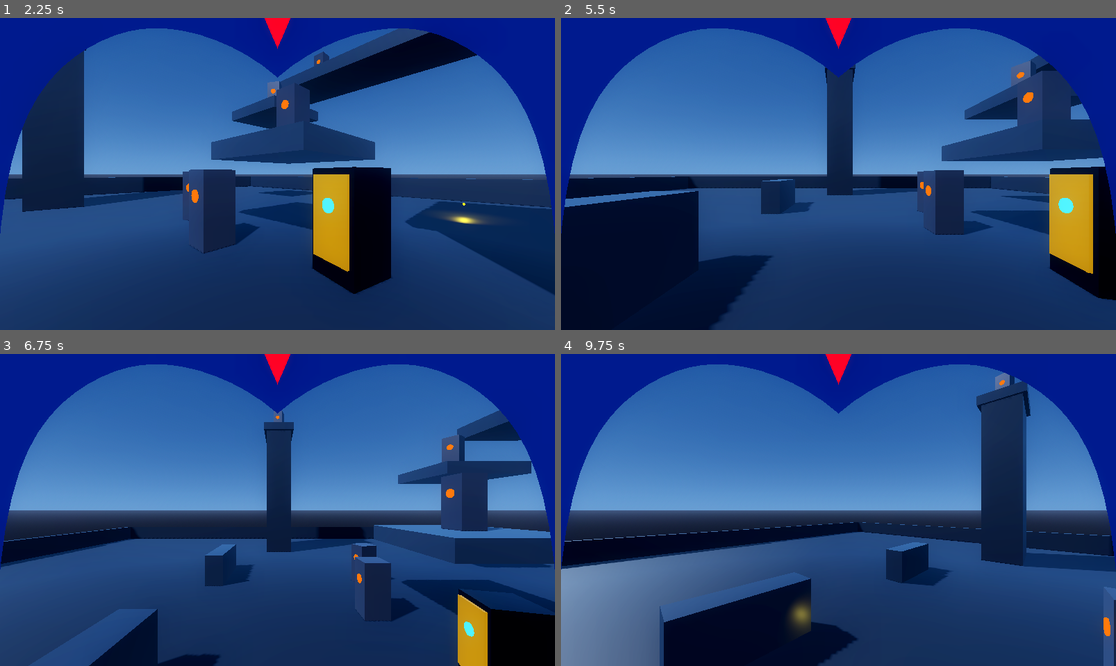
Above: before the commit, frames 1-4 (two rows, left to right).
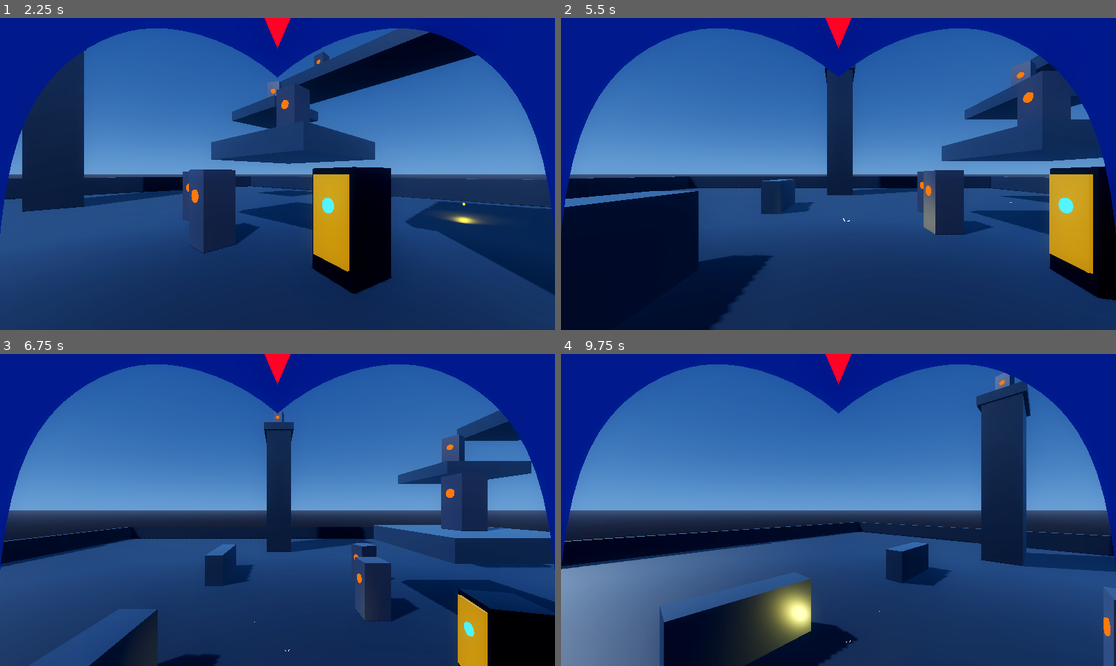
Above: after the commit, the same moments.

Repository: b6-stack/mega-man-x-remade
Game: Godot game, scene res://scenes/test_arena.tscn
The game is run twice, just before and just after one commit, with the same random seed, the same clock (stepped at 60 frames per second) and the same inputs.
Inputs (mouse positions are in pixels of both pictures, inside the frame that each line leads up to):
- Up to frame 1 (2.25 s): tap Enter (ui_accept) at 0.5, 0.77, 1.07 s; move the mouse to (399, 158) at 0.52 s; hold D 0.53-1.25 s; hold Space 0.53-1.25 s; click (399, 158) at 0.67 s; drag from (166, 189) to (249, 236) at 1.27 s; move the mouse to (333, 105) at 2.02 s; hold D from 2.03 s (still down); hold Q from 2.03 s (still down)
- Up to frame 2 (5.5 s): release D at 2.75 s; release Q at 2.75 s; drag from (810, 236) to (672, 127) at 2.77 s; tap Enter (ui_accept) at 3.5, 3.77, 4.07 s; move the mouse to (1005, 220) at 3.52 s; hold A 3.53-4.25 s; hold Space 3.53-4.25 s; drag from (672, 127) to (755, 96) at 4.27 s; move the mouse to (866, 174) at 5.02 s; hold S from 5.03 s (still down); hold Q from 5.03 s (still down); click (866, 174) at 5.17 s
- Up to frame 3 (6.75 s): release S at 5.75 s; release Q at 5.75 s; drag from (194, 432) to (166, 525) at 5.77 s; tap Enter (ui_accept) at 6.5 s; move the mouse to (399, 494) at 6.52 s; hold W from 6.53 s (still down); hold Space from 6.53 s (still down)
- Up to frame 4 (9.75 s): tap Enter (ui_accept) at 6.77, 7.07 s; release W at 7.25 s; release Space at 7.25 s; drag from (727, 525) to (810, 572) at 7.27 s; move the mouse to (894, 441) at 8.02 s; hold S 8.03-8.75 s; hold Q 8.03-8.75 s; drag from (810, 572) to (672, 463) at 8.77 s; move the mouse to (1005, 556) at 9.52 s; hold W from 9.53 s (still down); hold Space from 9.53 s (still down); click (1005, 556) at 9.67 s

Frame 1 is identical in both runs. In frame 2, 0.3% of the frame differs, in the area x 50-82%, y 50-70%; in frame 3, less than 0.1%; in frame 4, 2.4%, in the area x 32-58%, y 71-100%.

Commit message:
feat(fx): dramatically enhance visual distinction and visibility for impact splash and deflect sparks

Diff:
--- a/scenes/effects/deflect_sparks.tscn
+++ b/scenes/effects/deflect_sparks.tscn
@@ -1,31 +1,43 @@
-[gd_scene load_steps=6 format=3 uid="uid://b0deflectsparks"]
+[gd_scene load_steps=8 format=3 uid="uid://b0deflectsparks"]
 
 [ext_resource type="Script" path="res://scripts/effects/deflect_sparks.gd" id="1_deflect"]
 
 [sub_resource type="ParticleProcessMaterial" id="ParticleProcessMaterial_sparks"]
 emission_shape = 1
-emission_sphere_radius = 0.02
+emission_sphere_radius = 0.04
 direction = Vector3(0, 0, 1)
-spread = 60.0
-initial_velocity_min = 4.0
-initial_velocity_max = 9.0
-gravity = Vector3(0, -9.8, 0)
-scale_min = 0.015
-scale_max = 0.04
-damping_min = 2.0
-damping_max = 5.0
+spread = 55.0
+initial_velocity_min = 6.0
+initial_velocity_max = 14.0
+gravity = Vector3(0, -14.0, 0)
+scale_min = 0.04
+scale_max = 0.09
+damping_min = 1.0
+damping_max = 3.0
 
 [sub_resource type="StandardMaterial3D" id="StandardMaterial3D_spark_mat"]
 shading_mode = 0
-albedo_color = Color(1.0, 0.85, 0.3, 1)
+albedo_color = Color(1.0, 0.9, 0.4, 1)
 emission_enabled = true
-emission = Color(1.0, 0.8, 0.2, 1)
-emission_energy_multiplier = 8.0
+emission = Color(1.0, 0.85, 0.25, 1)
+emission_energy_multiplier = 10.0
 
-[sub_resource type="SphereMesh" id="SphereMesh_spark_pass"]
+[sub_resource type="CapsuleMesh" id="CapsuleMesh_spark_needle"]
 material = SubResource("StandardMaterial3D_spark_mat")
-radius = 0.015
-height = 0.03
+radius = 0.018
+height = 0.10
+
+[sub_resource type="StandardMaterial3D" id="StandardMaterial3D_ping"]
+transparency = 1
+shading_mode = 0
+albedo_color = Color(1, 1, 0.9, 1)
+emission_enabled = true
+emission = Color(1.0, 0.9, 0.4, 1)
+emission_energy_multiplier = 12.0
+
+[sub_resource type="BoxMesh" id="BoxMesh_ping"]
+material = SubResource("StandardMaterial3D_ping")
+size = Vector3(0.04, 0.5, 0.04)
 
 [node name="DeflectSparks" type="Node3D"]
 top_level = true
@@ -33,14 +45,22 @@
 
 [node name="GPUParticles3D" type="GPUParticles3D" parent="."]
 emitting = false
-amount = 28
-lifetime = 0.25
+amount = 45
+lifetime = 0.38
 one_shot = true
-explosiveness = 0.95
+explosiveness = 0.96
 process_material = SubResource("ParticleProcessMaterial_sparks")
-draw_pass_1 = SubResource("SphereMesh_spark_pass")
+draw_pass_1 = SubResource("CapsuleMesh_spark_needle")
+
+[node name="PingFlash" type="MeshInstance3D" parent="."]
+transform = Transform3D(0.707107, -0.707107, 0, 0.707107, 0.707107, 0, 0, 0, 1, 0, 0, 0.02)
+mesh = SubResource("BoxMesh_ping")
+
+[node name="PingFlash2" type="MeshInstance3D" parent="PingFlash"]
+transform = Transform3D(-4.37114e-08, -1, 0, 1, -4.37114e-08, 0, 0, 0, 1, 0, 0, 0)
+mesh = SubResource("BoxMesh_ping")
 
 [node name="OmniLight3D" type="OmniLight3D" parent="."]
-light_color = Color(1.0, 0.85, 0.3, 1)
-light_energy = 5.0
-omni_range = 1.8
+light_color = Color(1.0, 0.9, 0.4, 1)
+light_energy = 9.0
+omni_range = 3.5
--- a/scenes/effects/impact_splash.tscn
+++ b/scenes/effects/impact_splash.tscn
@@ -1,42 +1,54 @@
-[gd_scene load_steps=7 format=3 uid="uid://b0impactsplash"]
+[gd_scene load_steps=9 format=3 uid="uid://b0impactsplash"]
 
 [ext_resource type="Script" path="res://scripts/effects/impact_splash.gd" id="1_splash"]
 
 [sub_resource type="ParticleProcessMaterial" id="ParticleProcessMaterial_splash"]
 emission_shape = 1
-emission_sphere_radius = 0.05
+emission_sphere_radius = 0.08
 direction = Vector3(0, 0, 1)
-spread = 75.0
-initial_velocity_min = 2.5
-initial_velocity_max = 6.0
-gravity = Vector3(0, -4, 0)
-scale_min = 0.03
-scale_max = 0.07
+spread = 80.0
+initial_velocity_min = 4.0
+initial_velocity_max = 9.0
+gravity = Vector3(0, -6, 0)
+scale_min = 0.08
+scale_max = 0.16
 
 [sub_resource type="StandardMaterial3D" id="StandardMaterial3D_splash_p"]
 shading_mode = 0
-albedo_color = Color(1, 0.92, 0.1, 1)
+albedo_color = Color(1, 0.92, 0.15, 1)
 emission_enabled = true
-emission = Color(1, 0.9, 0.05, 1)
-emission_energy_multiplier = 6.0
+emission = Color(1, 0.9, 0.1, 1)
+emission_energy_multiplier = 8.0
 
 [sub_resource type="SphereMesh" id="SphereMesh_splash_pass"]
 material = SubResource("StandardMaterial3D_splash_p")
-radius = 0.02
-height = 0.04
+radius = 0.06
+height = 0.12
 
-[sub_resource type="StandardMaterial3D" id="StandardMaterial3D_shock"]
+[sub_resource type="StandardMaterial3D" id="StandardMaterial3D_ring"]
 transparency = 1
 shading_mode = 0
-albedo_color = Color(1, 0.95, 0.2, 0.8)
+albedo_color = Color(1, 0.95, 0.2, 0.95)
 emission_enabled = true
-emission = Color(1, 0.9, 0.1, 1)
-emission_energy_multiplier = 4.0
+emission = Color(1, 0.9, 0.15, 1)
+emission_energy_multiplier = 6.0
 
-[sub_resource type="SphereMesh" id="SphereMesh_shock"]
-material = SubResource("StandardMaterial3D_shock")
-radius = 0.25
-height = 0.5
+[sub_resource type="TorusMesh" id="TorusMesh_ring"]
+material = SubResource("StandardMaterial3D_ring")
+inner_radius = 0.25
+outer_radius = 0.35
+
+[sub_resource type="StandardMaterial3D" id="StandardMaterial3D_flare"]
+transparency = 1
+shading_mode = 0
+albedo_color = Color(1, 1, 1, 1)
+emission_enabled = true
+emission = Color(1, 0.95, 0.4, 1)
+emission_energy_multiplier = 10.0
+
+[sub_resource type="BoxMesh" id="BoxMesh_flare"]
+material = SubResource("StandardMaterial3D_flare")
+size = Vector3(0.06, 0.6, 0.06)
 
 [node name="ImpactSplash" type="Node3D"]
 top_level = true
@@ -44,17 +56,26 @@
 
 [node name="GPUParticles3D" type="GPUParticles3D" parent="."]
 emitting = false
-amount = 24
-lifetime = 0.3
+amount = 32
+lifetime = 0.45
 one_shot = true
-explosiveness = 0.92
+explosiveness = 0.95
 process_material = SubResource("ParticleProcessMaterial_splash")
 draw_pass_1 = SubResource("SphereMesh_splash_pass")
 
-[node name="Shockwave" type="MeshInstance3D" parent="."]
-mesh = SubResource("SphereMesh_shock")
+[node name="ShockwaveRing" type="MeshInstance3D" parent="."]
+transform = Transform3D(1, 0, 0, 0, -4.37114e-08, -1, 0, 1, -4.37114e-08, 0, 0, 0.02)
+mesh = SubResource("TorusMesh_ring")
+
+[node name="StarFlare" type="MeshInstance3D" parent="."]
+transform = Transform3D(1, 0, 0, 0, 1, 0, 0, 0, 1, 0, 0, 0.04)
+mesh = SubResource("BoxMesh_flare")
+
+[node name="StarFlare2" type="MeshInstance3D" parent="StarFlare"]
+transform = Transform3D(-4.37114e-08, -1, 0, 1, -4.37114e-08, 0, 0, 0, 1, 0, 0, 0)
+mesh = SubResource("BoxMesh_flare")
 
 [node name="OmniLight3D" type="OmniLight3D" parent="."]
-light_color = Color(1, 0.92, 0.1, 1)
-light_energy = 4.0
-omni_range = 2.5
+light_color = Color(1, 0.92, 0.15, 1)
+light_energy = 8.0
+omni_range = 4.0
--- a/scripts/effects/deflect_sparks.gd
+++ b/scripts/effects/deflect_sparks.gd
@@ -1,9 +1,10 @@
 extends Node3D
 class_name DeflectSparks
 
-@export var duration: float = 0.28
+@export var duration: float = 0.45
 
 @onready var particles: GPUParticles3D = $GPUParticles3D
+@onready var ping_flash: MeshInstance3D = $PingFlash
 @onready var light: OmniLight3D = $OmniLight3D
 
 var _timer: float = 0.0
@@ -21,7 +22,14 @@
 func _process(delta: float) -> void:
 	_timer += delta
 	var progress: float = clampf(_timer / duration, 0.0, 1.0)
+
+	if ping_flash:
+		var s: float = (1.0 - progress) * 0.7
+		ping_flash.scale = Vector3(s, s, s)
+		ping_flash.rotate_z(delta * 18.0)
+
 	if light:
-		light.light_energy = (1.0 - progress) * 5.0
+		light.light_energy = (1.0 - progress) * 9.0
+
 	if _timer >= duration:
 		queue_free()
--- a/scripts/effects/impact_splash.gd
+++ b/scripts/effects/impact_splash.gd
@@ -2,10 +2,11 @@
 class_name ImpactSplash
 
 @export var charge_level: int = 1
-@export var duration: float = 0.35
+@export var duration: float = 0.55
 
 @onready var particles: GPUParticles3D = $GPUParticles3D
-@onready var shockwave: MeshInstance3D = $Shockwave
+@onready var shockwave_ring: MeshInstance3D = $ShockwaveRing
+@onready var star_flare: MeshInstance3D = $StarFlare
 @onready var light: OmniLight3D = $OmniLight3D
 
 var _timer: float = 0.0
@@ -22,90 +23,107 @@
 		_setup_effect()
 
 func _setup_effect() -> void:
-	var col := Color(1.0, 0.92, 0.1)
-	var scale_mult := 1.0
-	var part_count := 24
-	var light_range := 2.2
+	var col: Color = Color(1.0, 0.92, 0.15)
+	var scale_mult: float = 1.0
+	var part_count: int = 32
+	var light_range: float = 4.0
 
 	match charge_level:
 		1:
-			col = Color(1.0, 0.95, 0.15)
-			scale_mult = 0.8
-			part_count = 20
-			light_range = 2.0
+			col = Color(1.0, 0.92, 0.12)
+			scale_mult = 1.0
+			part_count = 30
+			light_range = 4.0
 		2:
-			col = Color(0.2, 1.0, 0.45)
-			scale_mult = 1.4
-			part_count = 36
-			light_range = 3.5
+			col = Color(0.15, 1.0, 0.4)
+			scale_mult = 1.6
+			part_count = 48
+			light_range = 6.0
 		3:
-			col = Color(0.15, 0.8, 1.0)
-			scale_mult = 2.4
-			part_count = 60
-			light_range = 5.5
+			col = Color(0.1, 0.8, 1.0)
+			scale_mult = 2.8
+			part_count = 75
+			light_range = 9.0
 
 	if light:
 		light.light_color = col
 		light.omni_range = light_range
-		light.light_energy = 4.0 * scale_mult
+		light.light_energy = 8.0 * scale_mult
 
 	if particles:
 		particles.amount = part_count
 		var p_mat := ParticleProcessMaterial.new()
 		p_mat.emission_shape = ParticleProcessMaterial.EMISSION_SHAPE_SPHERE
-		p_mat.emission_sphere_radius = 0.04 * scale_mult
+		p_mat.emission_sphere_radius = 0.08 * scale_mult
 		p_mat.direction = Vector3(0, 0, 1)
-		p_mat.spread = 75.0
-		p_mat.initial_velocity_min = 2.5 * scale_mult
-		p_mat.initial_velocity_max = 6.5 * scale_mult
-		p_mat.gravity = Vector3(0, -4.0, 0)
-		p_mat.scale_min = 0.03 * scale_mult
-		p_mat.scale_max = 0.07 * scale_mult
-		p_mat.damping_min = 4.0
-		p_mat.damping_max = 8.0
+		p_mat.spread = 80.0
+		p_mat.initial_velocity_min = 4.0 * scale_mult
+		p_mat.initial_velocity_max = 9.0 * scale_mult
+		p_mat.gravity = Vector3(0, -6.0, 0)
+		p_mat.scale_min = 0.08 * scale_mult
+		p_mat.scale_max = 0.16 * scale_mult
+		p_mat.damping_min = 3.0
+		p_mat.damping_max = 7.0
 		particles.process_material = p_mat
 
 		var draw_mesh := SphereMesh.new()
-		draw_mesh.radius = 0.02 * scale_mult
-		draw_mesh.height = 0.04 * scale_mult
+		draw_mesh.radius = 0.06 * scale_mult
+		draw_mesh.height = 0.12 * scale_mult
 		var draw_mat := StandardMaterial3D.new()
 		draw_mat.shading_mode = BaseMaterial3D.SHADING_MODE_UNSHADED
 		draw_mat.albedo_color = col
 		draw_mat.emission_enabled = true
 		draw_mat.emission = col
-		draw_mat.emission_energy_multiplier = 6.0
+		draw_mat.emission_energy_multiplier = 8.0
 		draw_mesh.material = draw_mat
 		particles.draw_pass_1 = draw_mesh
 
 		particles.restart()
 		particles.emitting = true
 
-	if shockwave:
-		var mat := StandardMaterial3D.new()
-		mat.shading_mode = BaseMaterial3D.SHADING_MODE_UNSHADED
-		mat.transparency = BaseMaterial3D.TRANSPARENCY_ALPHA
-		mat.albedo_color = Color(col.r, col.g, col.b, 0.9)
-		mat.emission_enabled = true
-		mat.emission = col
-		mat.emission_energy_multiplier = 4.0
-		shockwave.material_override = mat
-		shockwave.scale = Vector3(0.1, 0.1, 0.1) * scale_mult
+	if shockwave_ring:
+		var ring_mat := StandardMaterial3D.new()
+		ring_mat.shading_mode = BaseMaterial3D.SHADING_MODE_UNSHADED
+		ring_mat.transparency = BaseMaterial3D.TRANSPARENCY_ALPHA
+		ring_mat.albedo_color = Color(col.r, col.g, col.b, 0.95)
+		ring_mat.emission_enabled = true
+		ring_mat.emission = col
+		ring_mat.emission_energy_multiplier = 6.0
+		shockwave_ring.material_override = ring_mat
+		shockwave_ring.scale = Vector3(0.2, 0.2, 0.2) * scale_mult
+
+	if star_flare:
+		var flare_mat := StandardMaterial3D.new()
+		flare_mat.shading_mode = BaseMaterial3D.SHADING_MODE_UNSHADED
+		flare_mat.transparency = BaseMaterial3D.TRANSPARENCY_ALPHA
+		flare_mat.albedo_color = Color(1.0, 1.0, 1.0, 1.0)
+		flare_mat.emission_enabled = true
+		flare_mat.emission = col
+		flare_mat.emission_energy_multiplier = 10.0
+		star_flare.material_override = flare_mat
+		star_flare.scale = Vector3(0.5, 0.5, 0.5) * scale_mult
 
 func _process(delta: float) -> void:
 	_timer += delta
 	var progress: float = clampf(_timer / duration, 0.0, 1.0)
 
-	if shockwave:
-		var s: float = lerpf(0.15, 0.9, progress)
-		if charge_level == 2: s *= 1.5
-		elif charge_level == 3: s *= 2.5
-		shockwave.scale = Vector3(s, s, s)
-		if shockwave.material_override is StandardMaterial3D:
-			var smat: StandardMaterial3D = shockwave.material_override
-			smat.albedo_color.a = (1.0 - progress) * 0.85
+	if shockwave_ring:
+		var target_scale: float = 1.2
+		if charge_level == 2: target_scale = 2.0
+		elif charge_level == 3: target_scale = 3.6
+		var s: float = lerpf(0.2, target_scale, ease(progress, 0.4))
+		shockwave_ring.scale = Vector3(s, s, 0.1)
+		if shockwave_ring.material_override is StandardMaterial3D:
+			var rmat: StandardMaterial3D = shockwave_ring.material_override
+			rmat.albedo_color.a = (1.0 - progress) * 0.9
+
+	if star_flare:
+		var s: float = (1.0 - progress) * (0.8 if charge_level == 1 else (1.4 if charge_level == 2 else 2.5))
+		star_flare.scale = Vector3(s, s, s)
+		star_flare.rotate_z(delta * 12.0)
 
 	if light:
-		light.light_energy = (1.0 - progress) * 4.0
+		light.light_energy = (1.0 - progress) * 8.0
 
 	if _timer >= duration:
 		queue_free()
Not shown: 1 places in scenes/armored_target_dummy.tscn that only renumber resources
Not shown, added: scripts/armored_target_dummy.gd.uid
Not shown, added: scripts/effects/deflect_sparks.gd.uid
Not shown, added: scripts/effects/impact_splash.gd.uid
